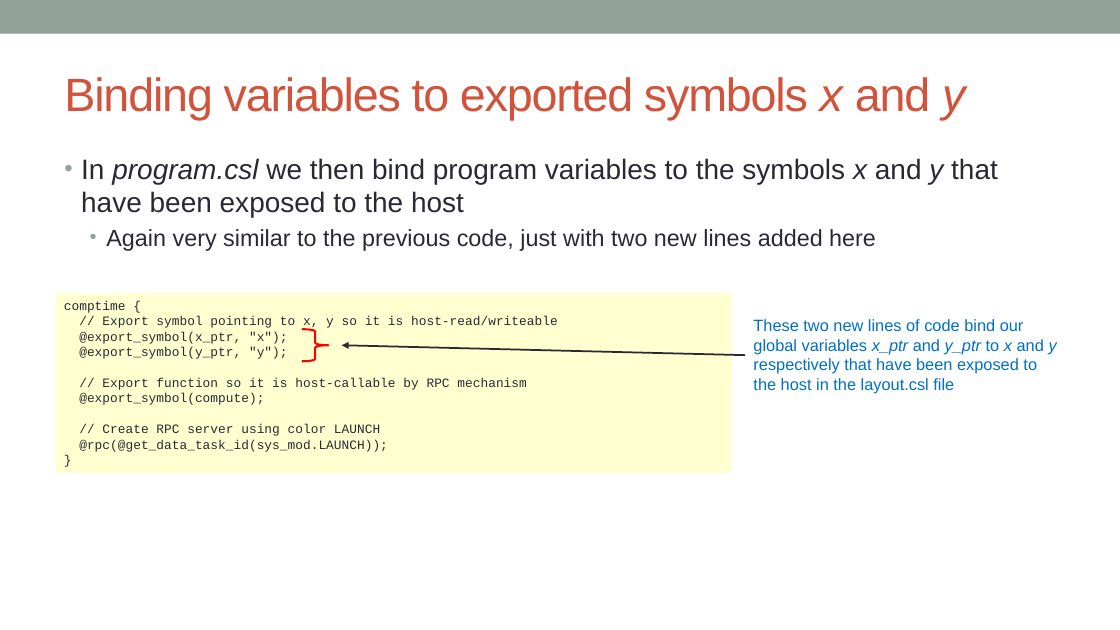
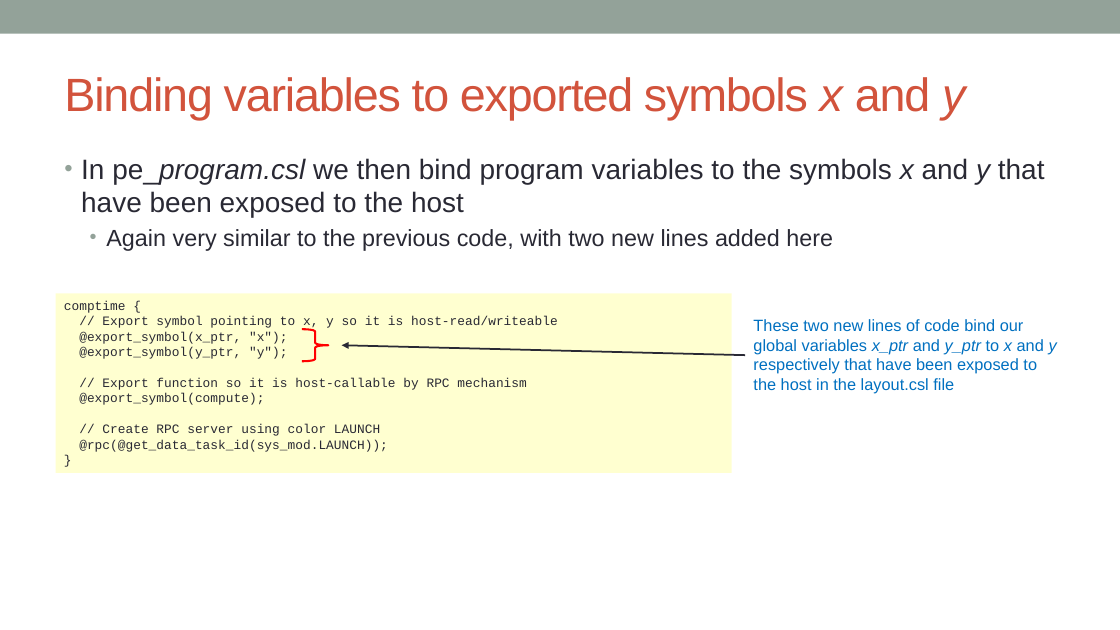
Before and after one commit to EPCCed/cs2-sdk-training, a slide deck: slide 21 of lectures/powerpoints/SDK-walkthrough-part-one.pptx. Drawn at 1120x630 pixels with LibreOffice and Linux fonts; fonts in the diff are those of the drawing. Boxes give left, top, right and bottom in pixels: in the first picture for what was removed or moved away, otherwise in the second. Text is boxed around its words. In the diff, an @@ line names an element or a change of style, - is before the commit and + after.

```diff
--- a/lectures/powerpoints/SDK-walkthrough-part-one.pptx
+++ b/lectures/powerpoints/SDK-walkthrough-part-one.pptx
@@ text at bbox=[81, 158, 1045, 251]: text changed @@
-• In program.csl we then bind program variables to the symbols x and y that have been exposed to the host
-  • Again very similar to the previous code, just with two new lines added here
+• In pe_program.csl we then bind program variables to the symbols x and y that have been exposed to the host
+  • Again very similar to the previous code, with two new lines added here
```
Also in this commit, not shown: 5 other slides changed, 1 other file.
